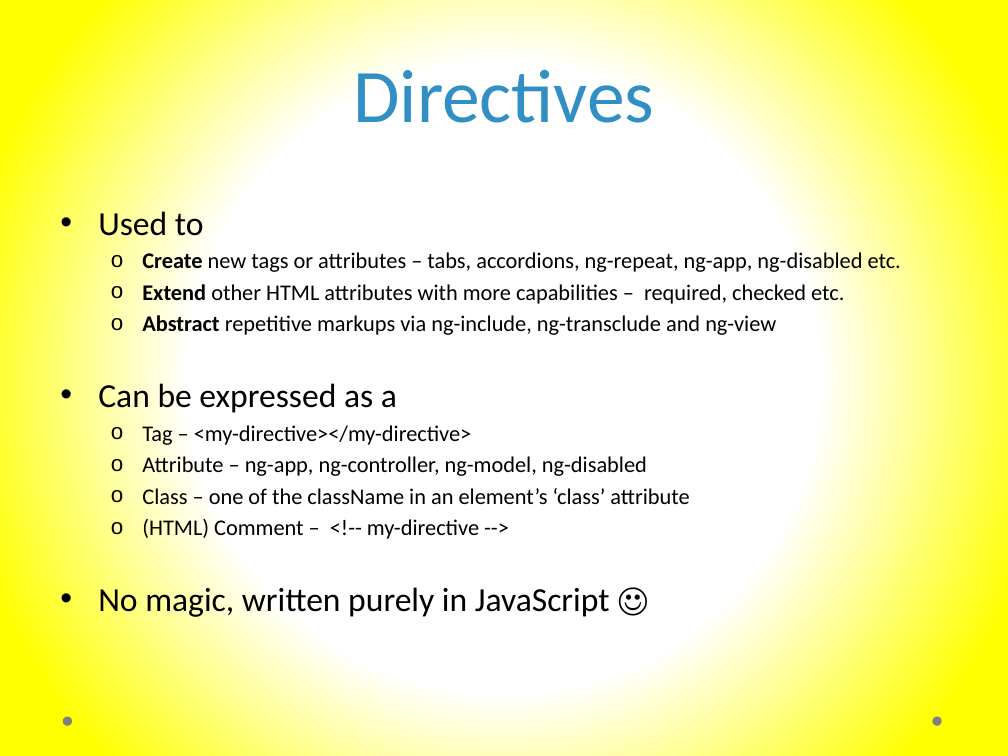
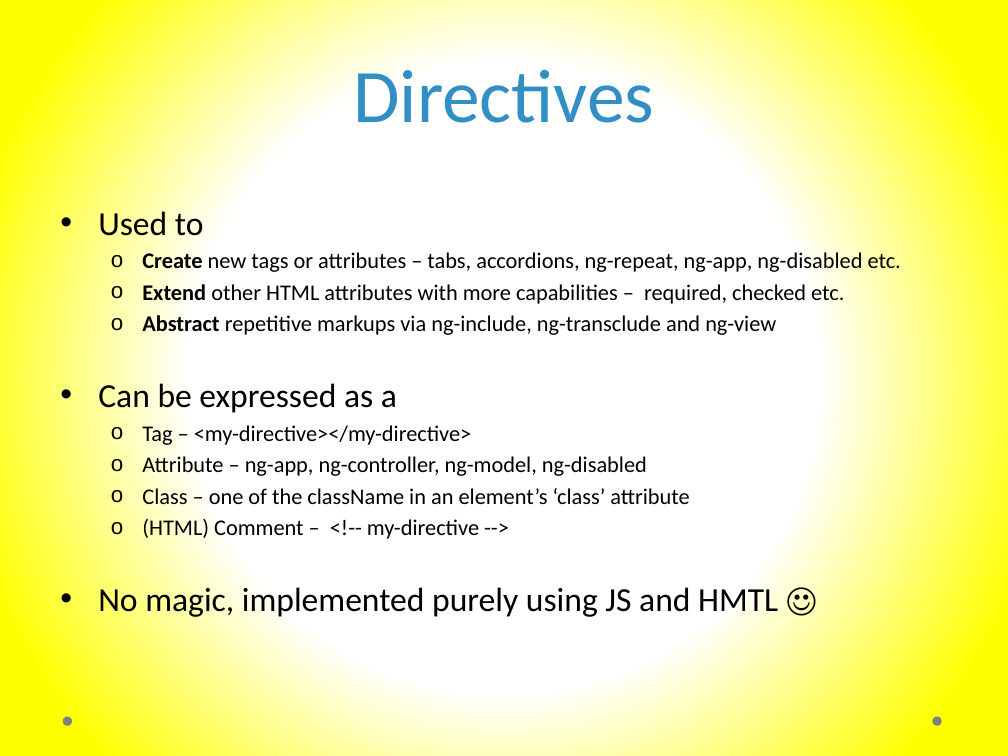
Before and after one commit to murtazahaveliwala/technext-angularjs-demo, a slide deck: slide 16 of Introduction to AngularJs.pptx. Drawn at 1008x756 pixels with LibreOffice and Linux fonts; fonts in the diff are those of the drawing. Boxes give left, top, right and bottom in pixels: in the first picture for what was removed or moved away, otherwise in the second. Text is boxed around its words. In the diff, an @@ line names an element or a change of style, - is before the commit and + after.

```diff
--- a/Introduction to AngularJs.pptx
+++ b/Introduction to AngularJs.pptx
@@ text at <box>98,584,778,620</box>: text changed @@
-• No magic, written purely in JavaScript ☺
+• No magic, implemented purely using JS and HMTL ☺
```
